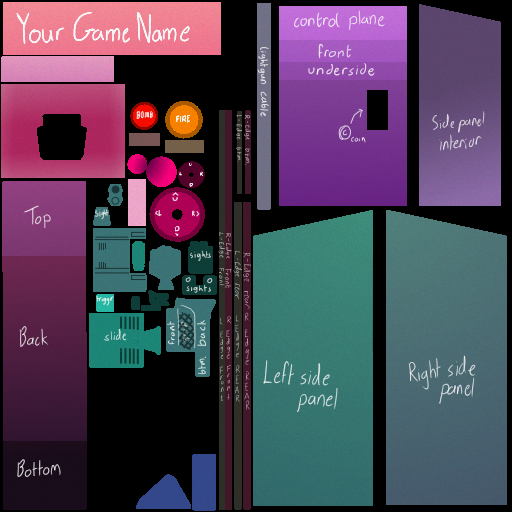
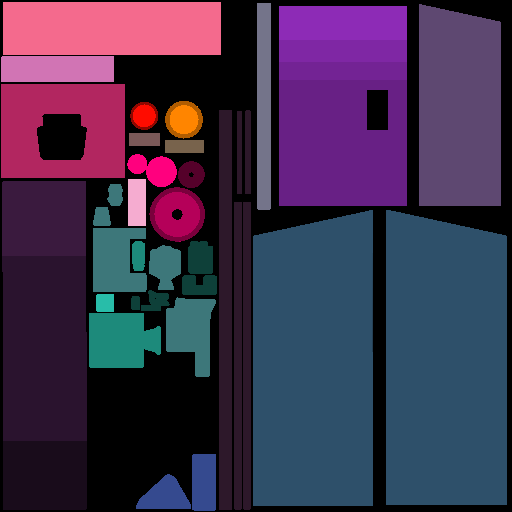
Revision of a layered 512 x 512 image; what changed, layer by layer:
hid "noise" over [left=1, top=2, right=507, bottom=511]
hid "annotations" over [left=1, top=2, right=507, bottom=511]
hid "Left/Right tint" over [left=192, top=64, right=507, bottom=511]
hid "more gradient" over [left=128, top=128, right=192, bottom=192]
hid "Gradient" over [left=1, top=2, right=507, bottom=511]
